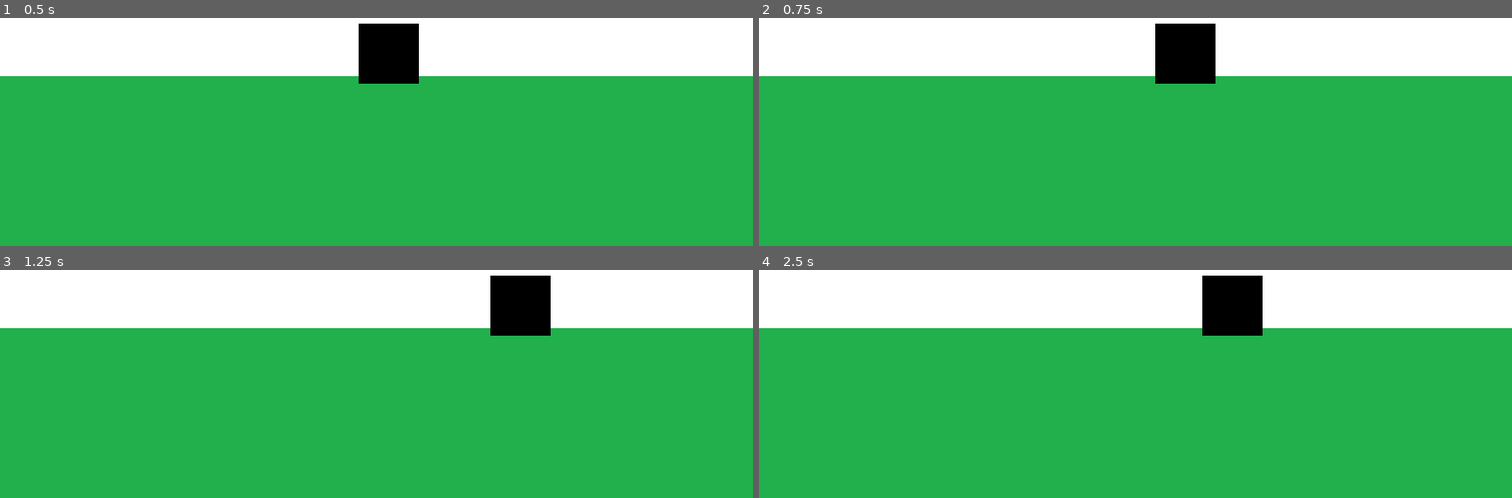
Above: before the commit, frames 1-4 (two rows, left to right).
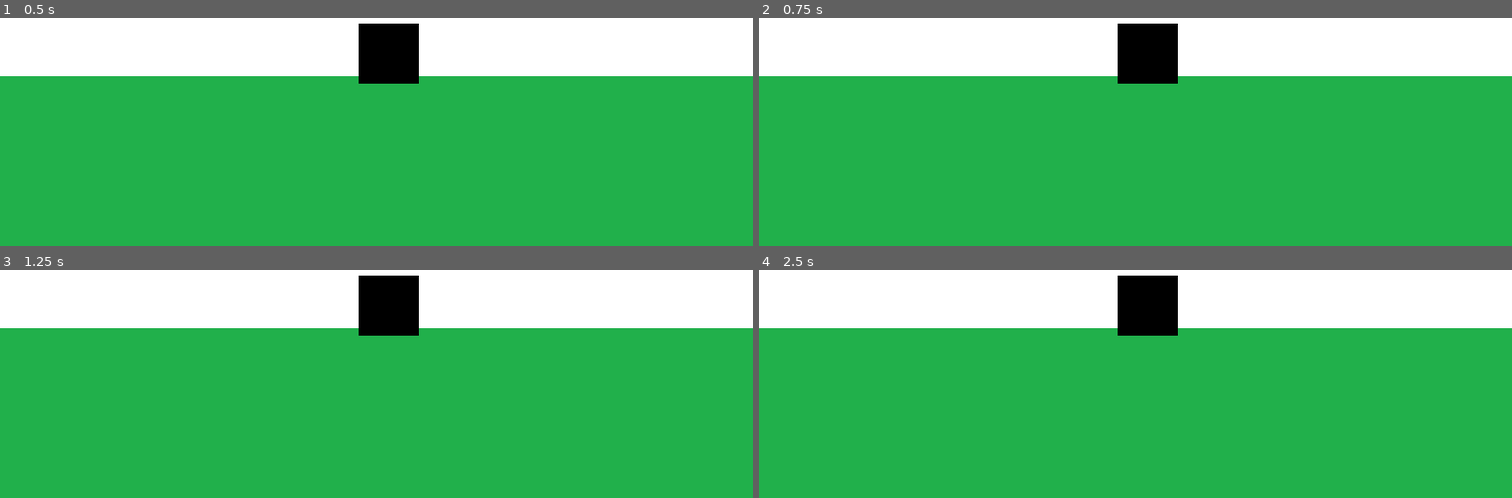
Above: after the commit, the same moments.

Repository: laendoor/unq-videojuegos
Game: Godot game, scene res://Main.tscn
The game is run twice, just before and just after one commit, with the same random seed, the same clock (stepped at 60 frames per second) and the same inputs.
Inputs:
- Up to frame 1 (0.5 s): no input
- Up to frame 2 (0.75 s): tap Enter at 0.5 s; hold D (move_right) from 0.53 s (still down)
- Up to frame 3 (1.25 s): keep holding D (move_right)
- Up to frame 4 (2.5 s): release D (move_right) at 1.28 s; hold A (move_left) 1.28-2.03 s; hold D (move_right) from 2.03 s (still down)

Frame 1 is identical in both runs. In frame 2, 2.6% of the frame differs, in the area x 47-61%, y 2-29%; in frame 3, 4.2%, in the area x 47-74%, y 2-29%; in frame 4, 4.2%.

Commit message:
:recycle: improve Player

Diff:
--- a/challenges/clase-3/entities/player/Player.gd
+++ b/challenges/clase-3/entities/player/Player.gd
@@ -1,18 +1,15 @@
 extends Sprite
 
-var speed = 200 #Pixeles
+export (float) var speed = 200 # Pixeles
+
+var leftLimit: float = 0
+var rightLimit: float = 800
 
 func _physics_process(delta):
-	# Manera básica
-	var direction:int = 0
-	if Input.is_action_pressed("move_left"):
-		direction = -1
-	elif Input.is_action_pressed("move_right"):
-		direction = 1
+	var left:bool = Input.is_action_pressed("ui_left")
+	var right:bool = Input.is_action_pressed("ui_right")
+	var direction:float = int(right) - int(left)
+	var newPosition:float = position.x + (direction * speed * delta)
 
-	#position.x += direction * speed * delta
-
-	# Manera optimizada
-	var direction_optimized:int = int(Input.is_action_pressed("move_right")) - int(Input.is_action_pressed("move_left"))
-
-	position.x += direction_optimized * speed * delta
+	if newPosition > leftLimit && newPosition < rightLimit:
+		position.x = newPosition
